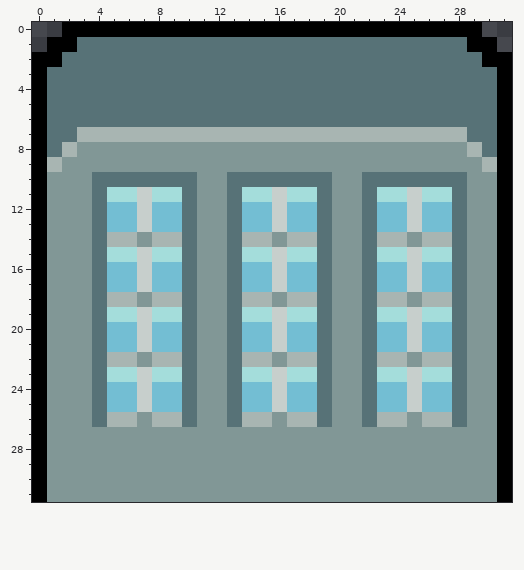
File history of a pixel-art sprite, assets/Buildings/Buildings1.png. Above, as it was before the edit.
The file is 32x32 pixels.
New version:
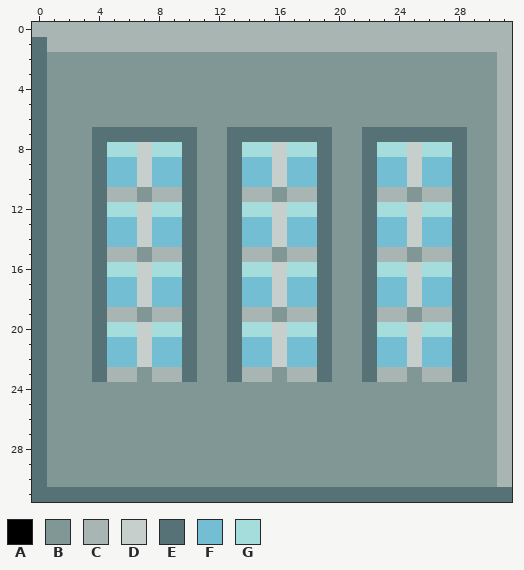
Palette (. is transparent): A #000000  B #819796  C #a8b5b2  D #c7cfcc  E #577277  F #73bed3  G #a4dddb
Changes in this commit:
@@ x 0..31 @@
- 0 ..AAAAAAAAAAAAAAAAAAAAAAAAAAAA..
- 1 .AAEEEEEEEEEEEEEEEEEEEEEEEEEEAA.
- 2 AAEEEEEEEEEEEEEEEEEEEEEEEEEEEEAA
- 3 AEEEEEEEEEEEEEEEEEEEEEEEEEEEEEEA
- 4 AEEEEEEEEEEEEEEEEEEEEEEEEEEEEEEA
- 5 AEEEEEEEEEEEEEEEEEEEEEEEEEEEEEEA
- 6 AEEEEEEEEEEEEEEEEEEEEEEEEEEEEEEA
- 7 AEECCCCCCCCCCCCCCCCCCCCCCCCCCEEA
- 8 AECBBBBBBBBBBBBBBBBBBBBBBBBBBCEA
- 9 ACBBBBBBBBBBBBBBBBBBBBBBBBBBBBCA
-10 ABBBEEEEEEEBBEEEEEEEBBEEEEEEEBBA
-11 ABBBEGGDGGEBBEGGDGGEBBEGGDGGEBBA
-12 ABBBEFFDFFEBBEFFDFFEBBEFFDFFEBBA
-13 ABBBEFFDFFEBBEFFDFFEBBEFFDFFEBBA
-14 ABBBECCBCCEBBECCBCCEBBECCBCCEBBA
-15 ABBBEGGDGGEBBEGGDGGEBBEGGDGGEBBA
-16 ABBBEFFDFFEBBEFFDFFEBBEFFDFFEBBA
-17 ABBBEFFDFFEBBEFFDFFEBBEFFDFFEBBA
-18 ABBBECCBCCEBBECCBCCEBBECCBCCEBBA
-19 ABBBEGGDGGEBBEGGDGGEBBEGGDGGEBBA
-20 ABBBEFFDFFEBBEFFDFFEBBEFFDFFEBBA
-21 ABBBEFFDFFEBBEFFDFFEBBEFFDFFEBBA
-22 ABBBECCBCCEBBECCBCCEBBECCBCCEBBA
-23 ABBBEGGDGGEBBEGGDGGEBBEGGDGGEBBA
-24 ABBBEFFDFFEBBEFFDFFEBBEFFDFFEBBA
-25 ABBBEFFDFFEBBEFFDFFEBBEFFDFFEBBA
-26 ABBBECCBCCEBBECCBCCEBBECCBCCEBBA
-27 ABBBBBBBBBBBBBBBBBBBBBBBBBBBBBBA
-28 ABBBBBBBBBBBBBBBBBBBBBBBBBBBBBBA
-29 ABBBBBBBBBBBBBBBBBBBBBBBBBBBBBBA
-30 ABBBBBBBBBBBBBBBBBBBBBBBBBBBBBBA
-31 ABBBBBBBBBBBBBBBBBBBBBBBBBBBBBBA
+ 0 CCCCCCCCCCCCCCCCCCCCCCCCCCCCCCCC
+ 1 ECCCCCCCCCCCCCCCCCCCCCCCCCCCCCCC
+ 2 EBBBBBBBBBBBBBBBBBBBBBBBBBBBBBBC
+ 3 EBBBBBBBBBBBBBBBBBBBBBBBBBBBBBBC
+ 4 EBBBBBBBBBBBBBBBBBBBBBBBBBBBBBBC
+ 5 EBBBBBBBBBBBBBBBBBBBBBBBBBBBBBBC
+ 6 EBBBBBBBBBBBBBBBBBBBBBBBBBBBBBBC
+ 7 EBBBEEEEEEEBBEEEEEEEBBEEEEEEEBBC
+ 8 EBBBEGGDGGEBBEGGDGGEBBEGGDGGEBBC
+ 9 EBBBEFFDFFEBBEFFDFFEBBEFFDFFEBBC
+10 EBBBEFFDFFEBBEFFDFFEBBEFFDFFEBBC
+11 EBBBECCBCCEBBECCBCCEBBECCBCCEBBC
+12 EBBBEGGDGGEBBEGGDGGEBBEGGDGGEBBC
+13 EBBBEFFDFFEBBEFFDFFEBBEFFDFFEBBC
+14 EBBBEFFDFFEBBEFFDFFEBBEFFDFFEBBC
+15 EBBBECCBCCEBBECCBCCEBBECCBCCEBBC
+16 EBBBEGGDGGEBBEGGDGGEBBEGGDGGEBBC
+17 EBBBEFFDFFEBBEFFDFFEBBEFFDFFEBBC
+18 EBBBEFFDFFEBBEFFDFFEBBEFFDFFEBBC
+19 EBBBECCBCCEBBECCBCCEBBECCBCCEBBC
+20 EBBBEGGDGGEBBEGGDGGEBBEGGDGGEBBC
+21 EBBBEFFDFFEBBEFFDFFEBBEFFDFFEBBC
+22 EBBBEFFDFFEBBEFFDFFEBBEFFDFFEBBC
+23 EBBBECCBCCEBBECCBCCEBBECCBCCEBBC
+24 EBBBBBBBBBBBBBBBBBBBBBBBBBBBBBBC
+25 EBBBBBBBBBBBBBBBBBBBBBBBBBBBBBBC
+26 EBBBBBBBBBBBBBBBBBBBBBBBBBBBBBBC
+27 EBBBBBBBBBBBBBBBBBBBBBBBBBBBBBBC
+28 EBBBBBBBBBBBBBBBBBBBBBBBBBBBBBBC
+29 EBBBBBBBBBBBBBBBBBBBBBBBBBBBBBBC
+30 EBBBBBBBBBBBBBBBBBBBBBBBBBBBBBBC
+31 EEEEEEEEEEEEEEEEEEEEEEEEEEEEEEEE
